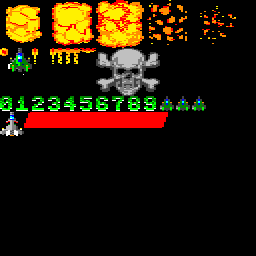
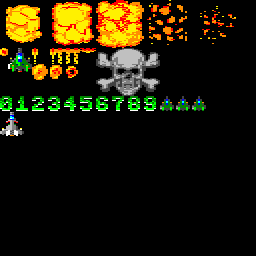
Layer changes from the first 256px x 256px image to the second:
painted on "Background" over [18, 64, 168, 128]
